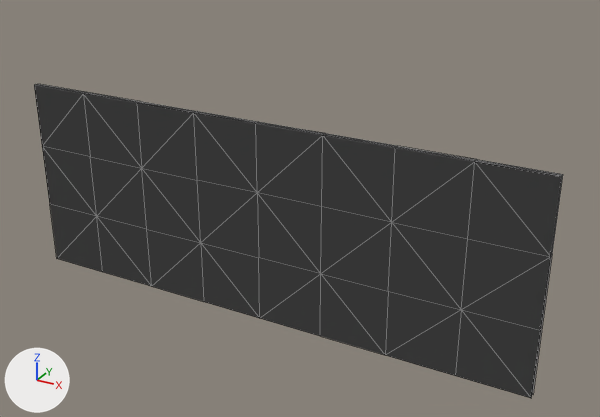
The OBJ model arcsim/meshes/rigidcloth/fold_cloth/folded_flag.obj: old version first, new version second.
Both versions are drawn from a 50 mm camera at (0.69, -1.137, 0.303) aimed at (0.056, 0.016, -0.274). Arrows for +X, +Y and +Z are at lower left; the lights stay in place. Mesh edges are drawn as thin lines. Where no turn or scale is listed for an object, it has been applied to the vertices.

The scene before the commit, as lines of its bpy script (objects in view):
```python
me_folded_flag = bpy.data.meshes.new('folded_flag')
me_folded_flag.from_pydata(...)  # 81 vertices, 128 faces; spans x -0.512..0.488, y -0.014..-0.004, z -0.498..-0.123
me_folded_flag.materials.append(mat_default_obj_002)  # white #e7e7e7
ob_folded_flag = bpy.data.objects.new('folded_flag', me_folded_flag)
ob_folded_flag.location = (0.0, 0.0, 0.0)
```
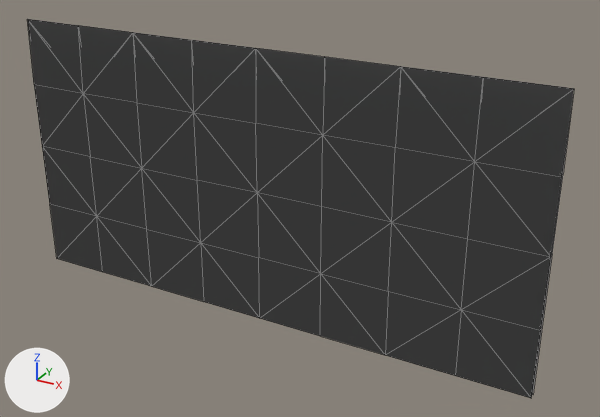
The change, as a list of edits to the scene's bpy script:
```text
Change me_folded_flag:
    where me_folded_flag.from_pydata(...)  # 81 vertices, 128 faces; spans x -0.512..0.488, y -0.014..-0.004, z -0.498..-0.123
    used by ob_folded_flag; location = (0.0, 0.0, 0.0)
    me_folded_flag part 1: all 9 vertices in x -0.512..0.488, y -0.009, z -0.123 are moved by (0.0, 0.0, 0.125)
```

What differs and where, as boxes [x1, y1, x2, y2] in the pictures (600 x 417 px; the box of a moved part takes in the faces that stretch with it):
'folded_flag', reshaped (21% taller): before [34, 84, 563, 398]; after [27, 19, 574, 398]
part 1 of me_folded_flag, moved or reshaped: before [35, 84, 563, 177]; after [27, 19, 574, 176]
